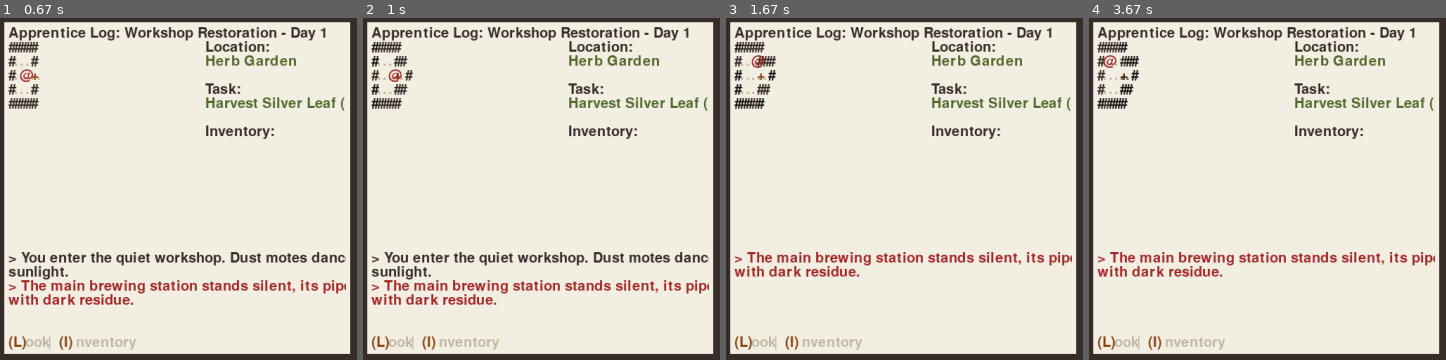
Above: before the commit, frames 1-4 (left to right).
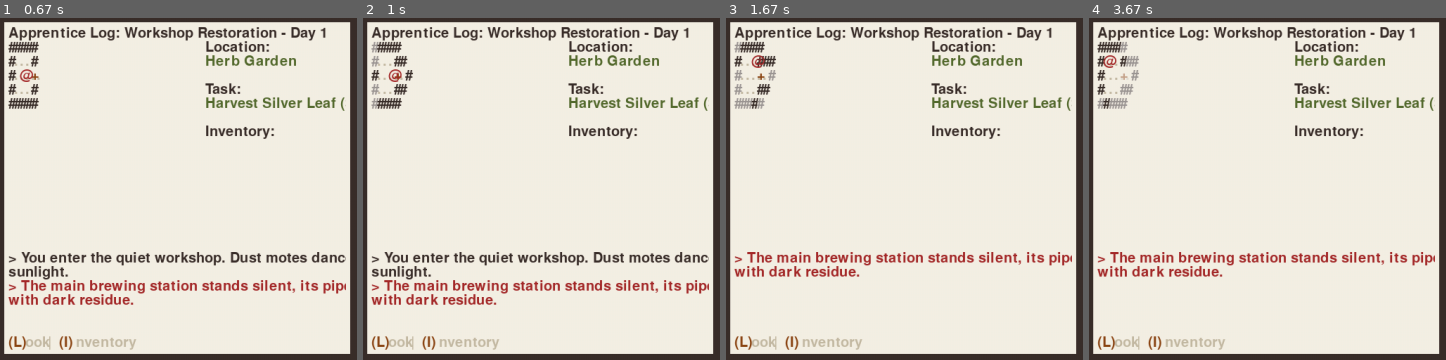
Above: after the commit, the same moments.

Repository: chenxing-dev/pygame-potion-crafter
Game: pygame game, started from src/main.py
Same seed, same stepped clock (60 frames per second), same inputs: the game is played once before the commit and once after it.
Inputs:
- Up to frame 1 (0.67 s): tap Enter at 0.33 s
- Up to frame 2 (1 s): hold Right from 0.67 s (still down)
- Up to frame 3 (1.67 s): release Right at 1.13 s; hold Up 1.17-1.47 s; hold Right from 1.5 s (still down); tap Page Down at 1.65 s
- Up to frame 4 (3.67 s): release Right at 1.97 s; hold Left 2-2.53 s; hold Down 2.57-2.87 s; hold Left 2.9-3.3 s; tap Page Down at 3.05 s; hold Up from 3.33 s (still down)

Frame 1 is identical in both runs. In frame 2, 0.2% of the frame differs, in the area x 2-5%, y 7-27%; in frame 3, 0.4%; in frame 4, 0.5%, in the area x 2-15%, y 7-27%.

Commit message:
create_activators

Diff:
--- a/src/data/__init__.py
+++ b/src/data/__init__.py
@@ -1,5 +1,5 @@
 from data.recipes import load_recipes
-from data.activators import activator_registry
 from data.object_manager import ObjectManager
+from data.activators import create_activators
 
-__all__ = ["load_recipes", "activator_registry", "ObjectManager"]
+__all__ = ["load_recipes", "ObjectManager", "create_activators"]
--- a/src/data/activators.py
+++ b/src/data/activators.py
@@ -1,29 +1,6 @@
-from entities import Activator
-
-
-class ActivatorRegistry:
-    """交互实体注册表"""
-
-    def __init__(self):
-        self._activators = {}
-
-    def register_activator(self, activator: Activator):
-        """注册交互实体"""
-        self._activators[activator.id] = activator
-
-    def get_activator(self, activator_id: str):
-        """获取交互实体"""
-        return self._activators.get(activator_id)
-
-    def get_all_activators(self):
-        """获取所有交互实体"""
-        return self._activators.copy()
-
-
-# 创建全局交互实体注册表
-activator_registry = ActivatorRegistry()
-
-# 定义酿造台的回调函数
+from config import COLOR
+from entities.activator import Activator
+from entities.door import Door
 
 
 def examine_brewing_station(_, game):
@@ -41,12 +18,15 @@
     return "You need a cleaning solution to clear these pipes."
 
 
-activator_registry.register_activator(Activator(
-    "brewing_station",
-    "Brewing Station",
-    "A large station for brewing potions and extracts.",
-    {
-        "examine": examine_brewing_station,
-        "clean": clean_brewing_station
-    }
-))
+def create_activators(object_manager):
+    object_manager.add_object(Door(door_id="door", name="Door"))
+    object_manager.add_object(Activator(
+        "brewing_station",
+        "Brewing Station",
+        "B",
+        COLOR.DARK_RED,
+        {
+            "examine": examine_brewing_station,
+            "clean": clean_brewing_station
+        }
+    ))
--- a/src/data/object_manager.py
+++ b/src/data/object_manager.py
@@ -1,4 +1,5 @@
 from typing import TYPE_CHECKING, Dict, Optional
+
 
 if TYPE_CHECKING:
     from entities import PhysicalObject
--- a/src/game.py
+++ b/src/game.py
@@ -23,8 +23,9 @@
 )
 from config import COLOR, WALL, FLOOR
 from data.object_manager import object_manager
+from data import create_activators
 from crafting import RecipeManager
-from entities import Door, MobilePlayer, NPC, Player, Reference
+from entities import MobilePlayer, NPC, Player, Reference
 from ui import MessageLog, InteractionSystem
 from world import GameMap, MAP_DATA
 
@@ -138,10 +139,8 @@
 
     def add_objects_to_game(self):
         """向游戏添加对象"""
-        self.object_manager.add_object(
-            Door(door_id="door", name="Door"))
-        print(
-            f"Objects in manager: {list(self.object_manager.objects.keys())}")
+        create_activators(self.object_manager)
+        print(f"Objects: {list(self.object_manager.objects.keys())}")
 
     def change_state(self, new_state):
         """Change the current game state"""
--- a/src/world/game_map.py
+++ b/src/world/game_map.py
@@ -235,9 +235,9 @@
                 )
             elif self.explored[ref.x, ref.y]:
                 dimmed_color = (
-                    color[0] // 2,
-                    color[1] // 2,
-                    color[2] // 2,
+                    min(color[0] + (255 - color[0]) // 2, 255),
+                    min(color[1] + (255 - color[1]) // 2, 255),
+                    min(color[2] + (255 - color[2]) // 2, 255),
                 )
                 text_surface = font.render(
                     char, True, dimmed_color)
@@ -252,4 +252,5 @@
         for ref in self.references:
             if ref.object_data.object_type == ObjectType.DOOR:
                 ref.object_data = cast('Door', ref.object_data)
+                ref.object_data.blocks = True
                 ref.object_data.char = ref.object_data.close_char
Not shown, removed: TODO.md
